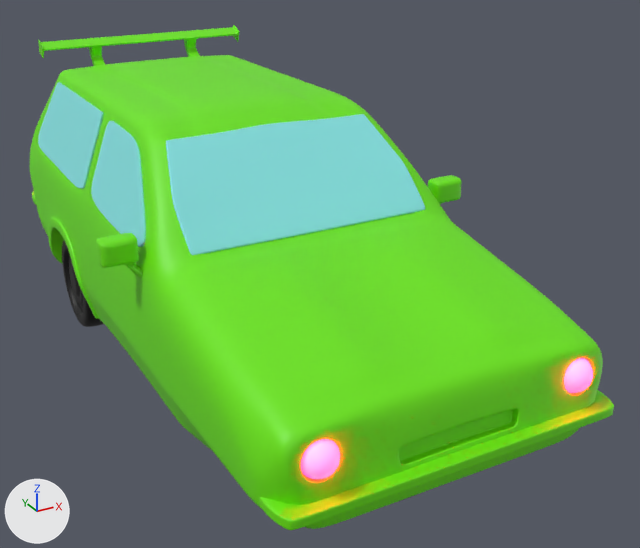
Before and after pictures for a commit that changed the FBX model Assets/Models/Robin.fbx.
Before and after are seen from a 50 mm camera at (-1.65, -3.68, 1.55) aimed at (0.26, -0.21, -0.18). The axes (+X, +Y, +Z) are drawn at lower left. The lights are the same throughout.

Objects in the first picture: 'Back Wheel', 'Bumpers', 'Chassis', 'Front Lights', 'Mirros', 'Spoiler', 'Windows.002'.
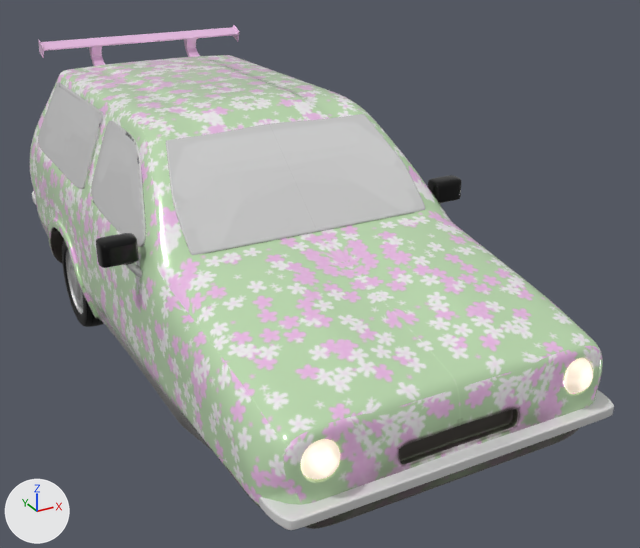
Where the newer file only moved an object's origin or applied its transform, the numbers keep the older frame.

What differs and where, as boxes [x1, y1, x2, y2] in the pictures (640 x 548 px):
'Chassis', surface changed
    both: [30, 55, 603, 529]
'Windows.002', surface changed (cyan to grey)
    both: [38, 82, 425, 255]
'Bumpers', surface changed (green to grey)
    both: [32, 191, 614, 530]
'Spoiler', surface changed (green to pink)
    both: [38, 25, 239, 66]
'Mirros', surface changed (green to black)
    both: [96, 175, 462, 278]
'Front Lights', surface changed (pink to white)
    both: [301, 358, 593, 479]
'Back Wheel', surface changed (black to grey)
    both: [62, 241, 104, 325]
'Back Wheel.001', now drawn
    after: [62, 241, 104, 327]
part 1 of me_mesh_011, deleted (black)
    before: [62, 241, 104, 327]

What changed in the scene script:
```text
Add img_robin_png:
    img_robin_png = load_image('Robin.png', '../Textures/Robin.png', 2048, 2048, 'sRGB')
Change mat_tire:
    remove mat_tire.base_color = (0.0, 0.0, 0.0)  # black #000000
    add mat_tire.texture = img_robin_png
    mat_tire.metallic: 0.0 -> 1.0
Change mat_body:
    remove mat_body.base_color = (0.15, 0.801, 0.0)  # green #6ce700
    add mat_body.texture = img_robin_png
    mat_body.metallic: 0.0 -> 0.195
    mat_body.roughness: 0.5 -> 0.148
Change mat_lights:
    where n0 = _N.new('ShaderNodeBsdfPrincipled'); n0.name = 'Principled BSDF'
    remove n0.inputs[27].default_value = (1.0, 0.0, 0.013, 1.0)  # 'Emission Color', red #ff001e
    n0.inputs[28].default_value: 38.3 -> 1.0  # 'Emission Strength'
    add n2 = _N.new('ShaderNodeTexImage'); n2.name = 'Image Texture'
    add n2.image = img_robin_png
    add n3 = _N.new('ShaderNodeTexImage'); n3.name = 'Image Texture.001'
    add n3.image = img_robin_png
    add _L.new(n2.outputs[0], n0.inputs[0])  # 'Color' to 'Base Color'
    add _L.new(n3.outputs[0], n0.inputs[27])  # 'Color' to 'Emission Color'
Change mat_windows:
    remove mat_windows.base_color = (0.248, 0.8, 0.8)  # cyan #88e7e7
    add mat_windows.texture = img_robin_png
    mat_windows.metallic: 0.0 -> 0.484
    mat_windows.roughness: 0.5 -> 0.0
Change me_mesh_011:
    where me_mesh_011.from_pydata(...)  # 25604 vertices, 25600 faces; spans x -0.696..0.696, y 0.588..1.108, z -0.698..-0.178
    used by ob_back_wheel; location = (0.0, 0.0, 0.0)
    me_mesh_011 part 1: the loose piece of 12802 vertices spanning x -0.696..-0.53, y 0.588..1.108, z -0.698..-0.178 is deleted
```
